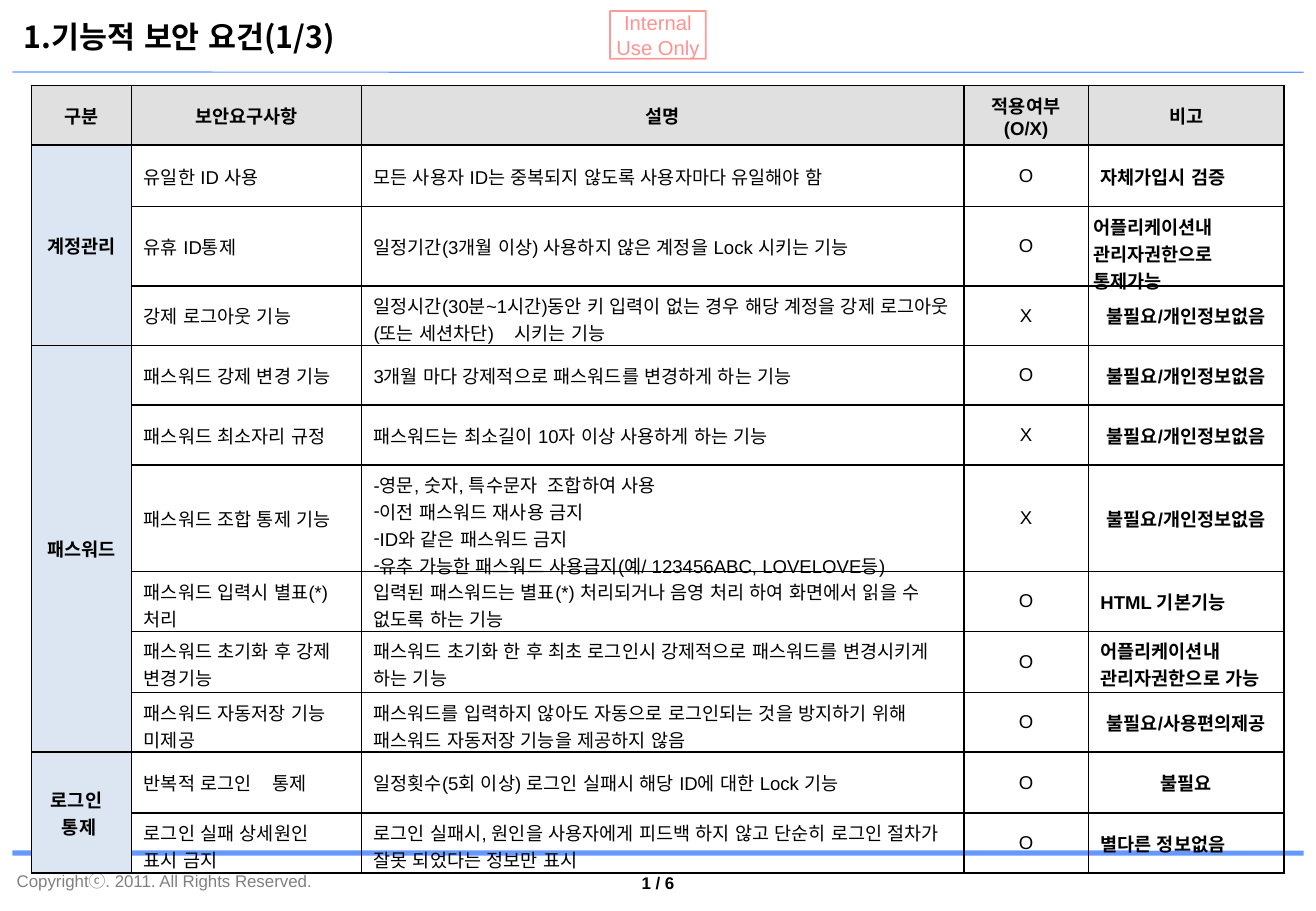
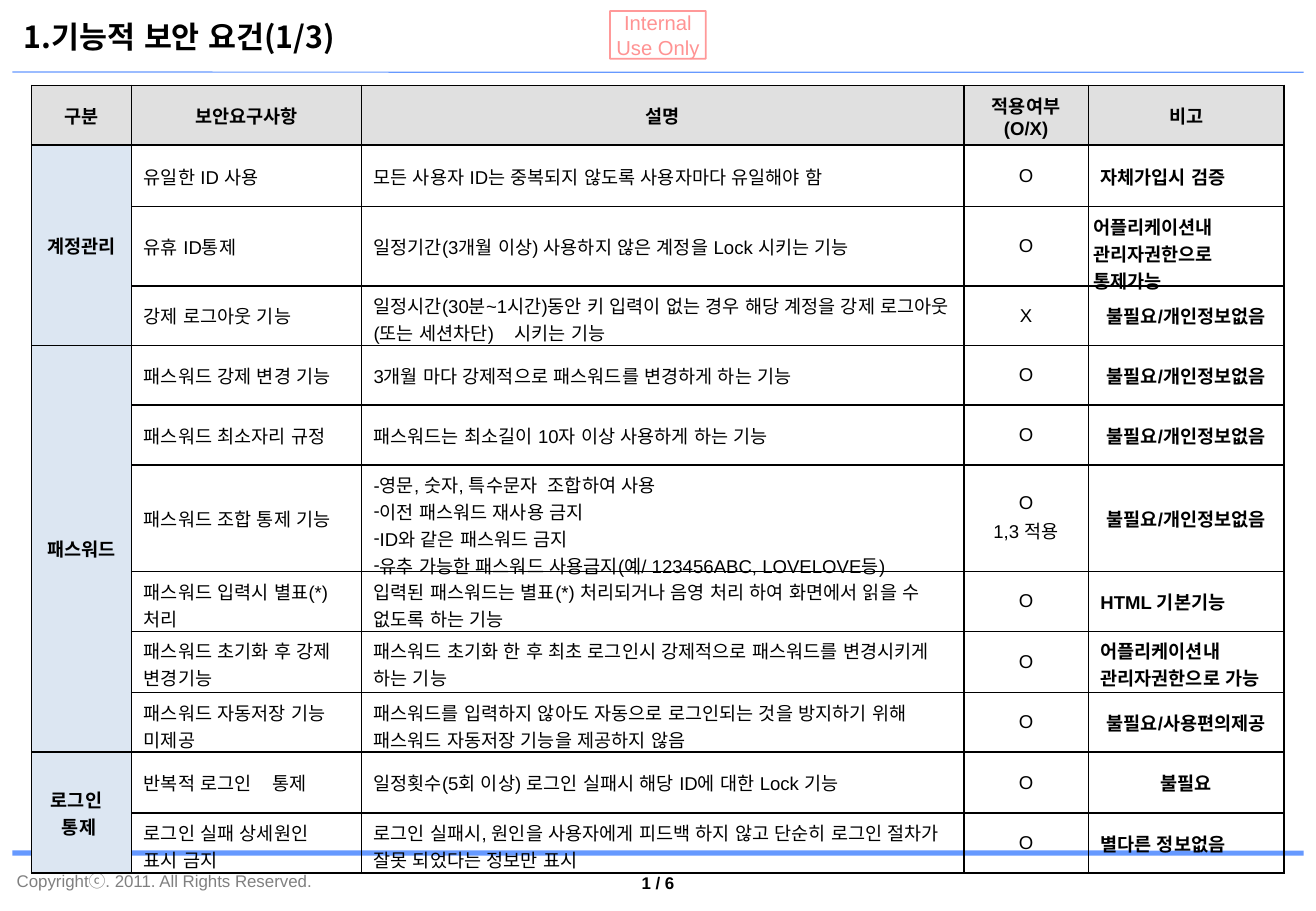
Before and after one commit to jaeyong1/stockmgmt, a slide deck: slide 2 of documents/자재관리시스템_보안점검 결과서.pptx. Drawn at 1316x911 pixels with LibreOffice and Linux fonts; fonts in the diff are those of the drawing; background and template pictures are left out. Boxes give left, top, right and bottom in pixels: in the first picture for what was removed or moved away, otherwise in the second. Text is boxed around its words. In the diff, an @@ line names an element or a change of style, - is before the commit and + after.

```diff
--- a/documents/자재관리시스템_보안점검 결과서.pptx
+++ b/documents/자재관리시스템_보안점검 결과서.pptx
@@ table at [32, 85, 1283, 877] @@
-row 6, column 4: X
+row 6, column 4: O
-row 7, column 4: X
+row 7, column 4: O / 1,3 적용
```
Also in this commit, not shown: 2 other slides changed, 5 other files.
